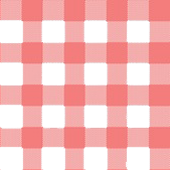
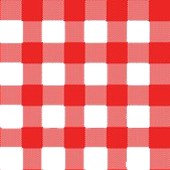
Layers edited between the first and the second 170×170 image:
pixels changed over [0, 0, 170, 170] (layer not identified)
